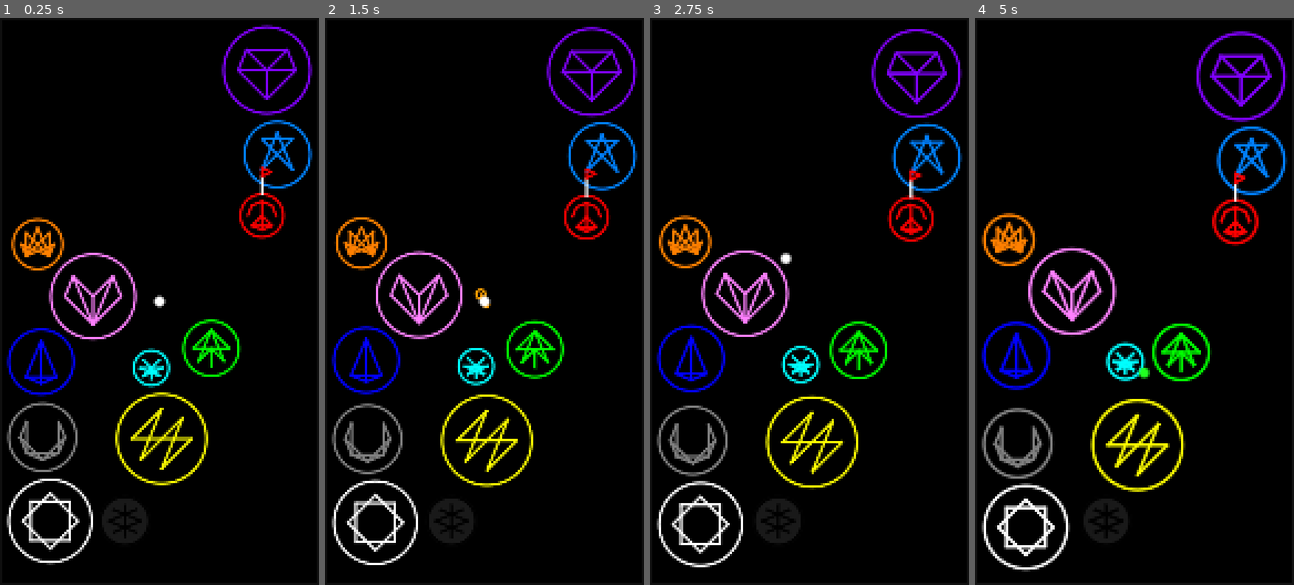
Above: before the commit, frames 1-4 (left to right).
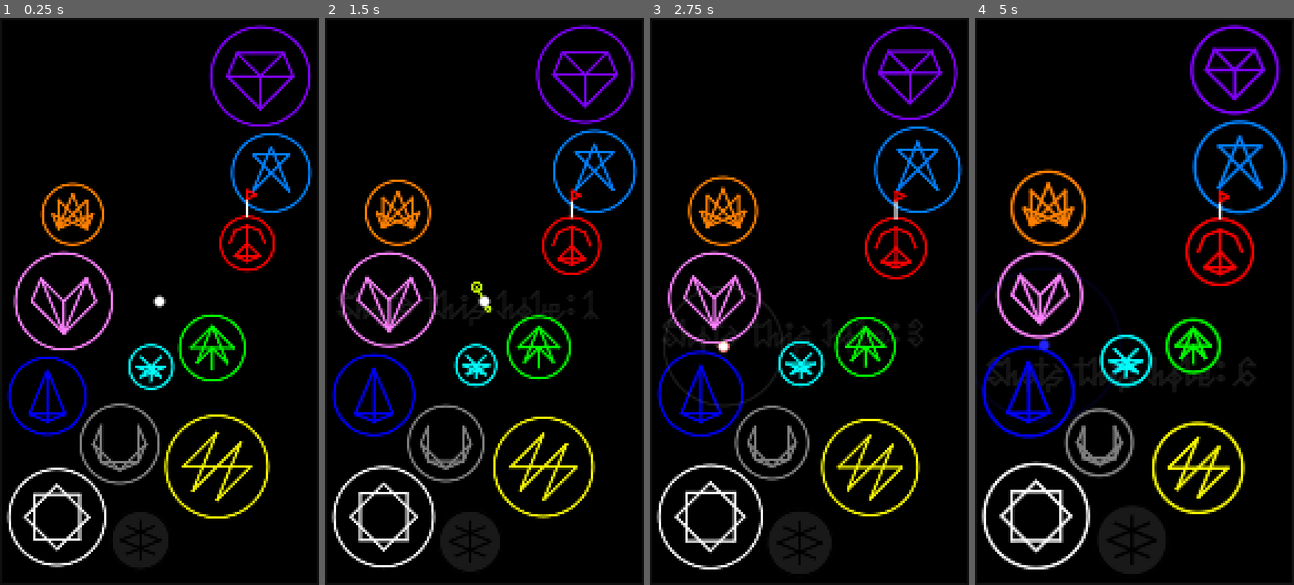
Above: after the commit, the same moments.

Repository: cursebinder22/space-golf-2d
Game: Godot game, scene res://main.tscn
Two runs of this game, one before a commit and one after it. Both use one fixed random seed, a clock stepped at 60 frames per second and the inputs below.
Inputs (mouse positions are in pixels of both pictures, inside the frame that each line leads up to):
- Up to frame 1 (0.25 s): no input
- Up to frame 2 (1.5 s): tap Enter at 0.5 s; move the mouse to (554, 273) at 0.52 s; click (554, 273) at 0.67 s; drag from (420, 329) to (468, 414) at 1.27 s
- Up to frame 3 (2.75 s): move the mouse to (841, 176) at 2.02 s; click (841, 176) at 2.17 s
- Up to frame 4 (5 s): drag from (1118, 414) to (1038, 216) at 2.77 s; move the mouse to (1230, 386) at 3.52 s; click (1230, 386) at 3.67 s; drag from (1038, 216) to (1086, 159) at 4.27 s

The runs differ from the first frame. In frame 1, 18% of the frame differs, in the area x 2-98%, y 1-97%; in frame 2, 18%; in frame 3, 19%; in frame 4, 22%, in the area x 0-98%, y 1-99%.

Commit message:
Score text and growing/shrinking planets

Diff:
--- a/main.gd
+++ b/main.gd
@@ -4,6 +4,12 @@
 @onready var game_width = ProjectSettings.get_setting("display/window/size/viewport_width")
 @onready var game_height = ProjectSettings.get_setting("display/window/size/viewport_height")
 @onready var min_game_size = min(game_width, game_height)
+@onready var max_drag_dist = min_game_size / 2
+
+# score info
+var shots_this_hole: int = 0
+const par: int = 3
+var score: int = 0
 
 # friction info
 const high_friction = .2
@@ -27,7 +33,8 @@
 	'direction': Vector2.ZERO,
 	'radius': 2,
 	'planet': null,
-	'color': Color.WHITE
+	'color': Color.WHITE,
+	'power': 0
 }
 
 # aimer info
@@ -581,7 +588,10 @@
 	]
 }
 
-func draw_text(text: String, top_left: Vector2, height: float = 16, color: Color = Color.WHITE):
+const shadow: Color = Color(.1,.1,.1)
+const default_text_height: int = 12
+
+func draw_text(text: String, top_left: Vector2, height: float = default_text_height, color: Color = shadow):
 	var cell_size = height/4
 	var new_line = height * 1.5
 	var next_char_x = top_left.x
@@ -599,7 +609,7 @@
 					var dot_pos = Vector2(next_char_x, top_left.y)
 					dot_pos.x += line[0][0] * cell_size
 					dot_pos.y += line[0][1] * cell_size
-					draw_circle(dot_pos, 2, color, false, line_width, anti_alias)
+					draw_circle(dot_pos, height / default_text_height, color, false, line_width, anti_alias)
 					max_x = max(max_x, dot_pos.x)
 				else: # draw line
 					for pair_i in len(line) - 1:
@@ -624,6 +634,9 @@
 			return e
 	return Element.EARTH
 
+@onready var min_planet_radius: float = min_game_size / 15
+@onready var max_planet_radius: float = min_game_size / 6
+
 func _ready() -> void:
 	# nearest neighbor texture scaling
 	texture_filter = CanvasItem.TEXTURE_FILTER_NEAREST
@@ -631,19 +644,34 @@
 	# generate planets
 	for i in range(total_planets):
 		var element = Element.values()[i]
-		var planet_radius = game_width/10 * randf_range(.5, 1.5)
+		var planet_radius = randf_range(min_planet_radius, max_planet_radius)
 		var planet_x = randf_range(0, game_width)
 		var planet_y = randf_range(0, game_height)
 		planets.append({
 			'position': Vector2(planet_x, planet_y),
 			'direction': Vector2.RIGHT.rotated(randf_range(0, TAU)),
 			'radius': planet_radius,
+			'radius_speed': [-1,1].pick_random() * .01,
 			'element': element
 		})
 		for planet in planets:
 			if planet.element == Element.EARTH:
 				flag.planet = planet
 
+func wait_false(seconds: float) -> bool:
+	await get_tree().create_timer(seconds).timeout
+	return false
+
+# score info
+var draw_shots_text: bool = false
+var draw_score_text: bool = false
+var shots_text_pos: Vector2 = Vector2.ZERO
+var score_text_pos: Vector2 = Vector2.ZERO
+const text_rise_speed: float = .1
+
+var recharge_circle_radius = 0
+
+# TODO: only allow aiming when recharge circle is less than ball radius
 func _input(event: InputEvent) -> void:
 	if event is InputEventMouseButton:
 		if event.button_index == MOUSE_BUTTON_LEFT:
@@ -651,18 +679,45 @@
 				click_start_pos = event.position
 				draw_drag_line = true
 				fade_drag_line = false
-				ball.speed = 0
 			else: # release click
+				click_end_pos = event.position
+
+				# shot text and wait
+				shots_this_hole += 1
+				shots_text_pos.y = ball.position.y
+				draw_shots_text = true
+				draw_shots_text = await wait_false(1) # will delay below code in this function only
+
+				# visual effects
 				line_width *= 2
-				click_end_pos = event.position
 				fade_drag_line = true
-				ball.direction = (-click_end_pos + click_start_pos).normalized()
-				ball.speed = click_end_pos.distance_to(click_start_pos) / 50
+
+				# launch ball
+				var click_dist = click_end_pos.distance_to(click_start_pos)
+				click_dist = clamp(click_dist, 0, max_drag_dist)
+				ball.speed = click_dist / max_drag_dist
+				ball.direction = (click_start_pos - click_end_pos).normalized()
+
+				# recharge circle
+				recharge_circle_radius = click_dist / 2
+
+				# ball color and planet
 				if ball.planet != null:
 					ball.color = elements[ball.planet.element].color
 				ball.planet = null
 
 func _process(_delta: float) -> void:
+	# shrink recharge circle
+	if recharge_circle_radius > 0:
+		recharge_circle_radius -= .1
+
+	# upward rising text
+	if draw_shots_text:
+		shots_text_pos.y -= text_rise_speed
+	if draw_score_text:
+		score_text_pos.y -= text_rise_speed
+
+	# anti-bloom over time
 	line_width = lerp(line_width, true_line_width, .1)
 
 	# for draw function's drag line
@@ -674,12 +729,21 @@
 	if ball.planet != null:
 		ball.position += drift_speed * ball.planet.direction # keeps ball from sliding behind planet motion
 
-	# planets: drift within boundaries
 	for planet in planets:
+		# planets: grow or shrink size
+		planet.radius += planet.radius_speed
+		if planet.radius <= min_planet_radius:
+			planet.radius = min_planet_radius
+			planet.radius_speed = abs(planet.radius_speed)
+		elif planet.radius >= max_planet_radius:
+			planet.radius = max_planet_radius
+			planet.radius_speed = -abs(planet.radius_speed)
+
+		# planets: drift within boundaries
 		planet.position += drift_speed * planet.direction
 		for other_planet in planets:
 			var pp_dist = planet.position.distance_to(other_planet.position)
-			var min_pp_dist = planet.radius + other_planet.radius + ball.radius * 2
+			var min_pp_dist = planet.radius + other_planet.radius + ball.radius * 2 + .1
 
 			if other_planet != planet and pp_dist < min_pp_dist:
 				planet.position = other_planet.position + min_pp_dist * other_planet.position.direction_to(planet.position)
@@ -688,54 +752,56 @@
 				other_planet.position = planet.position + min_pp_dist * planet.position.direction_to(other_planet.position)
 				other_planet.direction = planet.position.direction_to(other_planet.position)
 
-		if planet.position.x < planet.radius + 2 * ball.radius:
-			planet.direction.x *= -1
-			planet.position.x = planet.radius + 2 * ball.radius
-
-		elif planet.position.x > game_width - planet.radius - 2 * ball.radius:
-			planet.direction.x *= -1
-			planet.position.x = game_width - planet.radius - 2 * ball.radius
-
-		if planet.position.y < planet.radius + 2 * ball.radius:
-			planet.direction.y *= -1
-			planet.position.y = planet.radius + 2 * ball.radius
-
-		elif planet.position.y > game_height - planet.radius - 2 * ball.radius:
-			planet.direction.y *= -1
-			planet.position.y = game_height - planet.radius - 2 * ball.radius
+		if planet.position.x < planet.radius + 2 * ball.radius + .1:
+			planet.direction.x = abs(planet.direction.x)
+			planet.position.x = planet.radius + 2 * ball.radius + .1
+
+		elif planet.position.x > game_width - planet.radius - 2 * ball.radius - .1:
+			planet.direction.x *= -abs(planet.direction.x)
+			planet.position.x = game_width - planet.radius - 2 * ball.radius - .1
+
+		if planet.position.y < planet.radius + 2 * ball.radius + .1:
+			planet.direction.y = abs(planet.direction.y)
+			planet.position.y = planet.radius + 2 * ball.radius + .1
+
+		elif planet.position.y > game_height - planet.radius - 2 * ball.radius - .1:
+			planet.direction.y = -abs(planet.direction.y)
+			planet.position.y = game_height - planet.radius - 2 * ball.radius - .1
 
 		# transfer ownership if ball collision
-		var bp_dist = ball.position.distance_to(planet.position)
-		var min_bp_dist = ball.radius + planet.radius
-		if bp_dist < min_bp_dist:
-			ball.planet = planet
+		if ball.planet != planet:
+			var bp_dist = ball.position.distance_to(planet.position)
+			var min_bp_dist = ball.radius + planet.radius
+			if bp_dist < min_bp_dist:
+				ball.planet = planet
 
 	# ball impact on screen edges
 	var impact = false
 
 	if ball.position.x < ball.radius:
 		ball.position.x = ball.radius
-		ball.direction.x *= -1
+		ball.direction.x = abs(ball.direction.x)
 		impact = true
 
 	elif ball.position.x > game_width - ball.radius:
 		ball.position.x = game_width - ball.radius
-		ball.direction.x *= -1
+		ball.direction.x = -abs(ball.direction.x)
 		impact = true
 
 	if ball.position.y < ball.radius:
 		ball.position.y = ball.radius
-		ball.direction.y *= -1
+		ball.direction.y = abs(ball.direction.y)
 		impact = true
 
 	elif ball.position.y > game_height - ball.radius:
 		ball.position.y = game_height - ball.radius
-		ball.direction.y *= -1
+		ball.direction.y *= -abs(ball.direction.y)
 		impact = true
 
 	if impact:
-		ball.speed /= 2
+		ball.speed *= .5
 		ball.color.a = 0
+		line_width *= .5
 		ball.planet = null
 
 	# planet-magnetized ball rolling behavior
@@ -756,7 +822,14 @@
 		var next_element = order_up(flag.planet.element)
 		for planet in planets:
 			if planet.element == next_element:
+				# move flag to next planet and adjust score
 				flag.planet = planet
+				score += shots_this_hole - par
+				shots_this_hole = 0
+				line_width *= 2
+				score_text_pos.y = ball.position.y
+				draw_score_text = true
+				draw_score_text = await wait_false(2)
 
 	queue_redraw()
 
@@ -777,13 +850,19 @@
 				draw_line(from_point_pos, to_point_pos, color, pattern_line_width, anti_alias)
 
 func _draw() -> void:
+	if draw_shots_text:
+		draw_text(' Shots this hole: ' + str(shots_this_hole), shots_text_pos)
+
+	if draw_score_text:
+		draw_text(' SCORE: ' + str(score), score_text_pos, 24)
+
 	var border = Rect2(Vector2.ZERO, Vector2(game_width, game_height))
-	draw_rect(border, Color(.1,.1,.1), false, line_width, anti_alias)
+	draw_rect(border, shadow, false, line_width, anti_alias)
 
 	for planet in planets:
 		var planet_color = elements[planet.element].color
 		if planet_color == Color.BLACK:
-			draw_circle(planet.position, planet.radius, Color(.1,.1,.1), true, -1.0, anti_alias)
+			draw_circle(planet.position, planet.radius, shadow, true, -1.0, anti_alias)
 
 		# largest central pattern
 		draw_pattern(planet.position, planet.element, planet.radius * 2/3, planet_color)
@@ -793,11 +872,14 @@
 
 	# drag line and dots
 	if draw_drag_line:
-		var dist = click_start_pos.distance_to(click_drag_pos)
-		var ratio = clamp(dist / min_game_size, 0, 1)
+		var drag_angle = (click_drag_pos - click_start_pos).normalized()
+		var drag_dist = click_start_pos.distance_to(click_drag_pos)
+		drag_dist = clamp(drag_dist, 0, max_drag_dist)
+
 		if not fade_drag_line:
-			line_end_pos = ball.position - (click_drag_pos - click_start_pos) / 4
-			drag_color = Color.from_hsv(ratio, 1, 1)
+			line_end_pos = ball.position - drag_dist / 2 * drag_angle
+			var hue = clamp(drag_dist / max_drag_dist, 0, 1)
+			drag_color = Color.from_hsv(hue, 1, 1)
 		else:
 			drag_color.a -= .1
 			if drag_color.a <= 0:
@@ -806,10 +888,16 @@
 		draw_circle(line_end_pos, ball.radius, drag_color, false, line_width, anti_alias)
 		draw_circle(ball.position + (ball.position - line_end_pos) / 2, ball.radius / 2, drag_color, false, line_width, anti_alias)
 
+	# recharge circle
+	var recharge_color = ball.color
+	recharge_color.a *= .1
+	draw_circle(ball.position, recharge_circle_radius, recharge_color, false, line_width, anti_alias)
+
 	# ball
 	draw_circle(ball.position, ball.radius, ball.color, true, -1.0, anti_alias)
 	ball.color.v = clamp(ball.color.v + .01, 0, 1)
 	ball.color.s = clamp(ball.color.s - .01, 0, 1)
 	ball.color.a = clamp(ball.color.a + .1, 0, 1)
+	ball.power = ball.color.a * ball.color.s
 
 	draw_flag()
